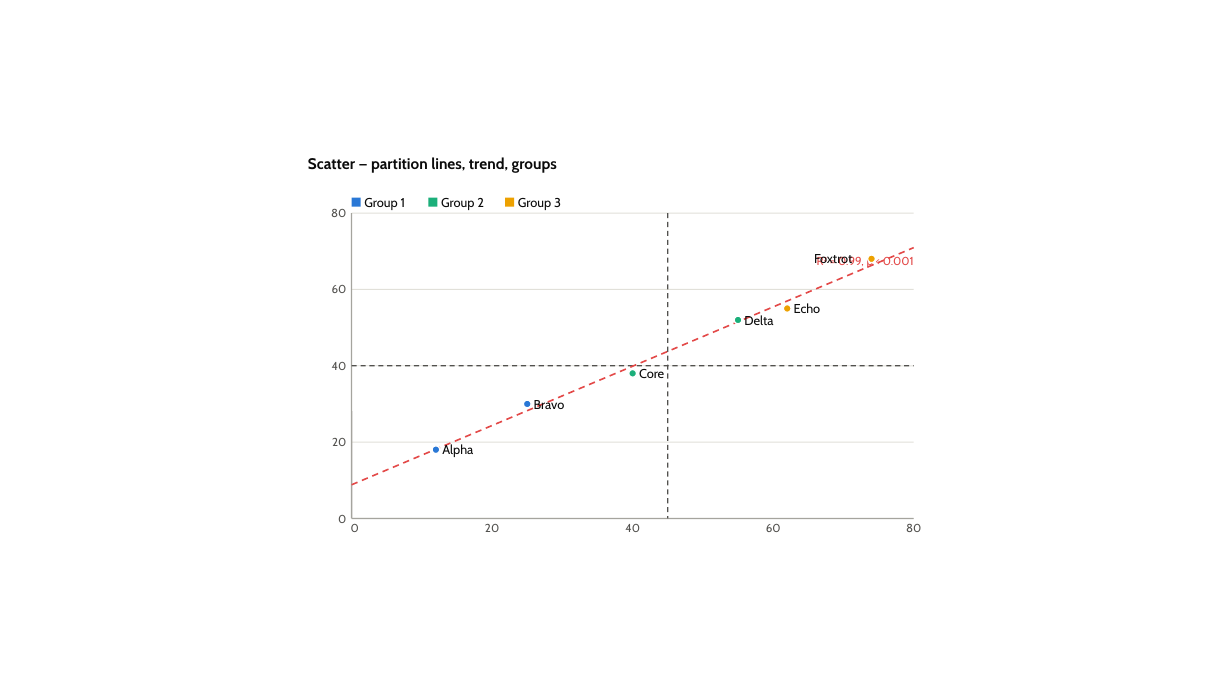
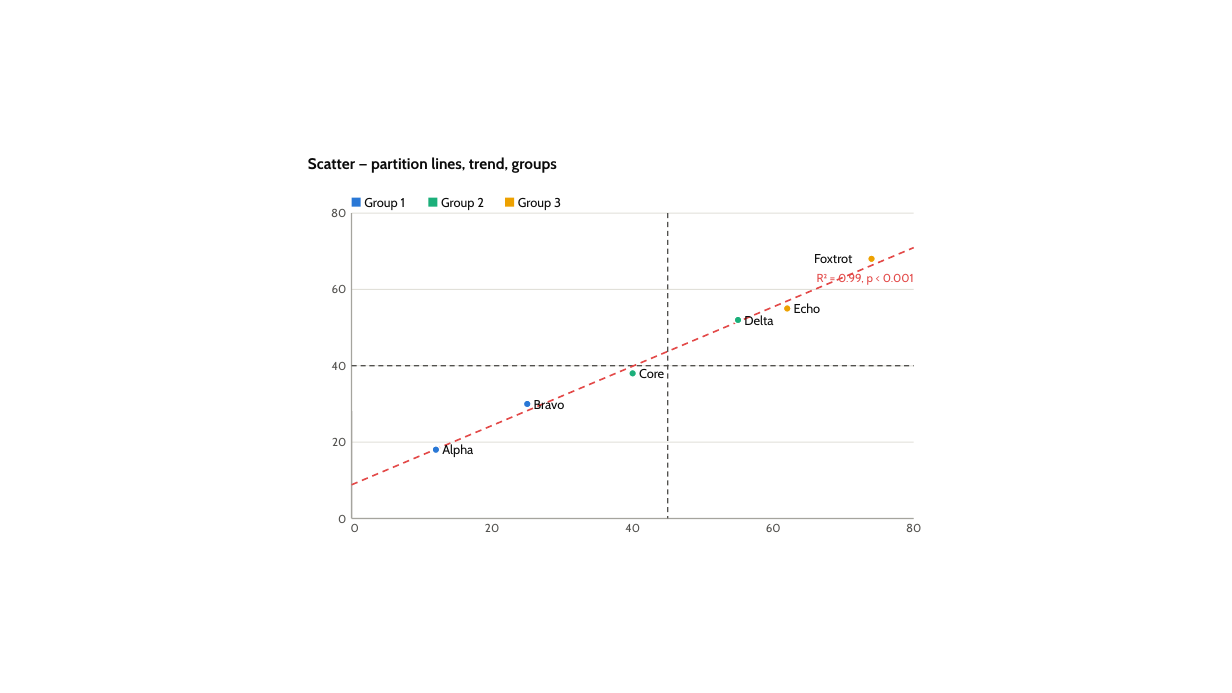
Before and after one commit to dannbleeker/PowerChart, a slide deck: slide 41 of examples/showcase.pptx. Drawn at 1232x693 pixels with LibreOffice and Linux fonts; fonts in the diff are those of the drawing. Boxes give left, top, right and bottom in pixels: in the first picture for what was removed or moved away, otherwise in the second. Text is boxed around its words. In the diff, an @@ line names an element or a change of style, - is before the commit and + after.

```diff
--- a/examples/showcase.pptx
+++ b/examples/showcase.pptx
@@ text "R² = 0.99, p < ...": place and size @@
-text "R² = 0.99, p < ..." at [817, 256, 914, 269]
+text "R² = 0.99, p < ..." at [817, 272, 914, 285]
```
Also in this commit, not shown: 2 other slides changed.
